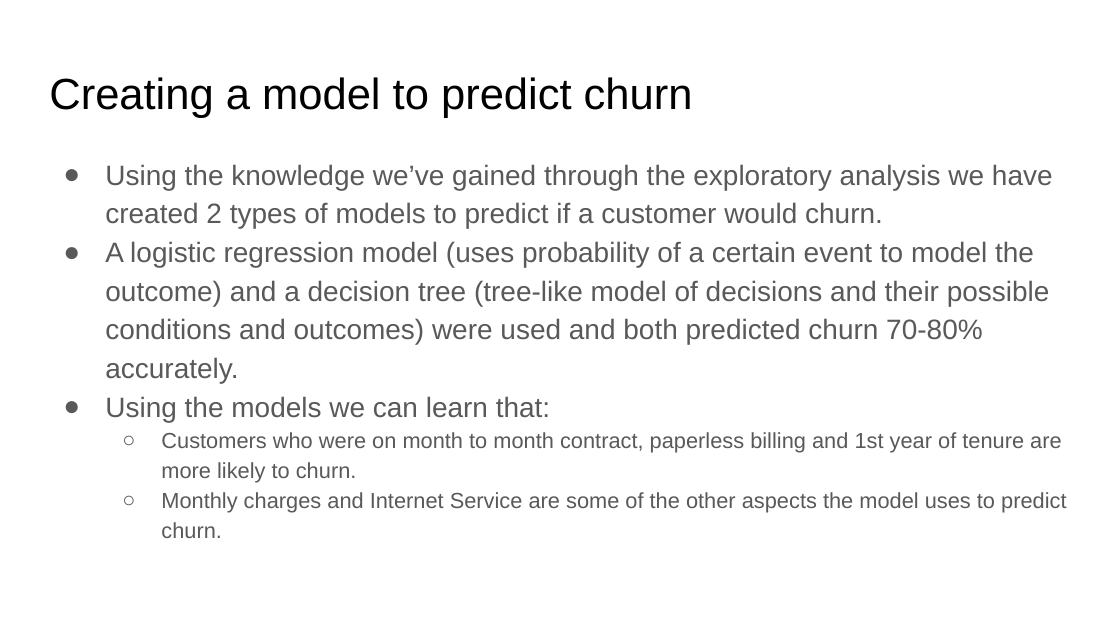
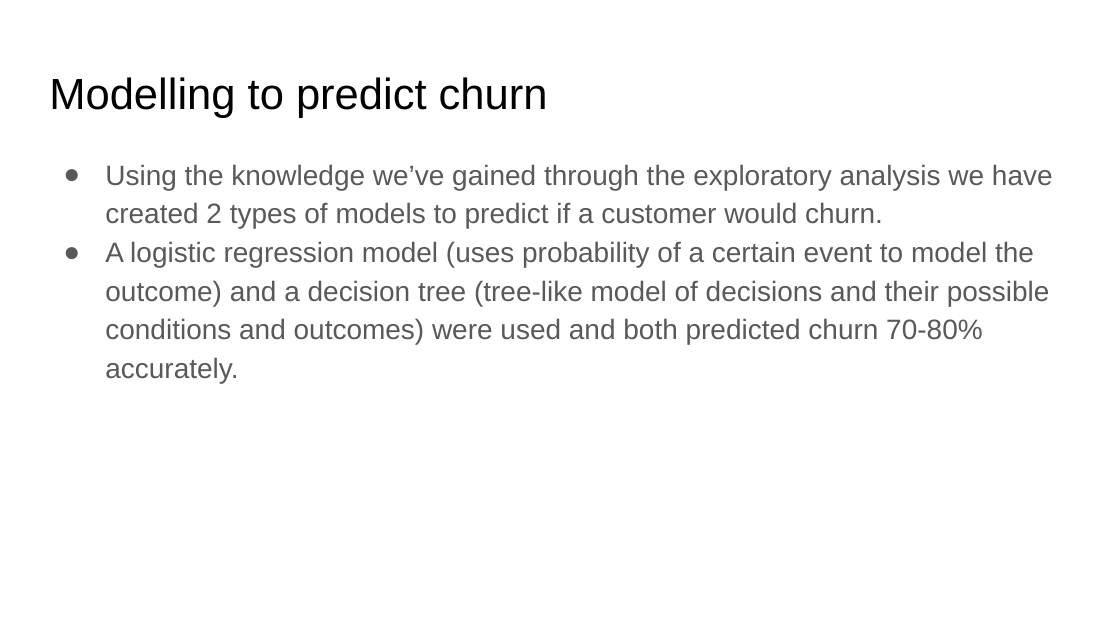
Before and after one commit to subhayoga/customer-churn-analysis, a slide deck: slide 9 of Customer Churn Analysis.pptx. Drawn at 1120x630 pixels with LibreOffice and Linux fonts; fonts in the diff are those of the drawing. Boxes give left, top, right and bottom in pixels: in the first picture for what was removed or moved away, otherwise in the second. Text is boxed around its words. In the diff, an @@ line names an element or a change of style, - is before the commit and + after.

```diff
--- a/Customer Churn Analysis.pptx
+++ b/Customer Churn Analysis.pptx
@@ title at (49,77,548,118): text changed @@
-Creating a model to predict churn
+Modelling to predict churn
@@ text at (105,396,1066,538): paragraphs removed @@
-● Using the models we can learn that:
-  ○ Customers who were on month to month contract, paperless billing and 1st year of tenure are more likely to churn.
-  ○ Monthly charges and Internet Service are some of the other aspects the model uses to predict churn.
```
Also in this commit, not shown: 3 other slides changed.
